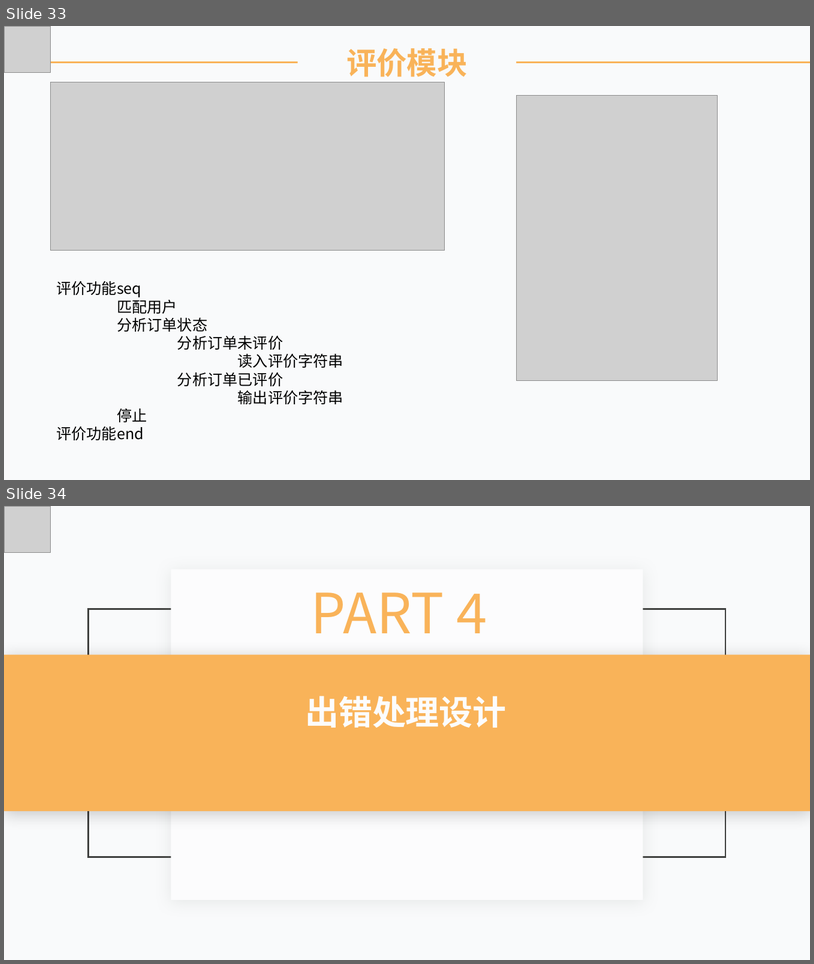
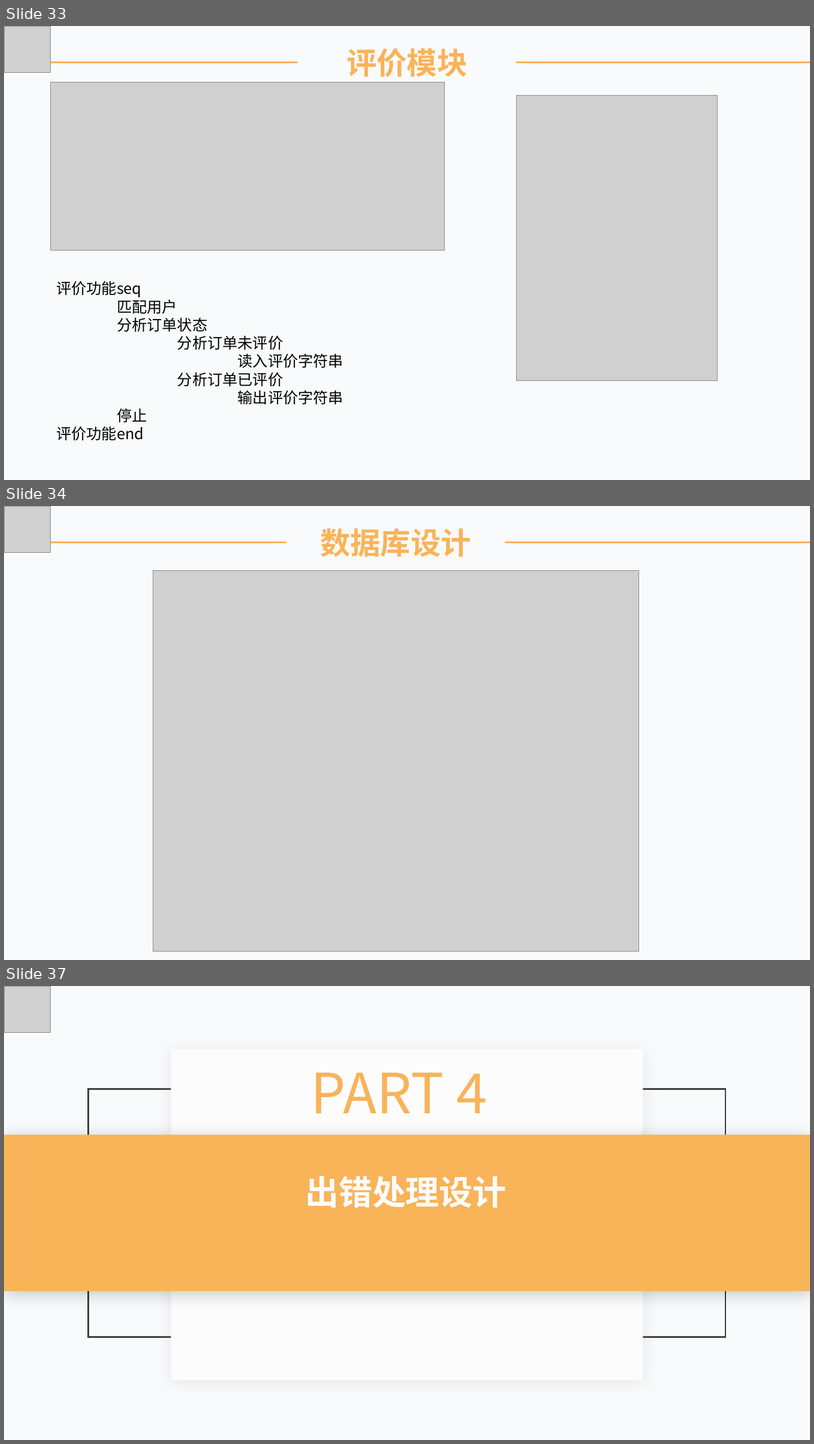
Before and after one commit to lorenzoyoung/ZUCC-Lazy-Bone, a slide deck: 评审PPT/SE2019春-G11-总体设计+详细设计/SE2019春-G11-软件总体+详细设计PPT.pptx. Shown one above the other, each under a label of ours: slides 33 and 34 before the commit, slides 33, 34 and 37 after it; the slides between them are not shown. The pictures are 814x964 and 814x1444 pixels, drawn with LibreOffice and Linux fonts; fonts in the diff are those of the drawing; grey boxes stand for pictures. Boxes give left, top, right and bottom in pixels: in the first picture for what was removed or moved away, otherwise in the second. Text is boxed around its words. In the diff, an @@ line names an element or a change of style, - is before the commit and + after.

```diff
--- a/评审PPT/SE2019春-G11-总体设计+详细设计/SE2019春-G11-软件总体+详细设计PPT.pptx
+++ b/评审PPT/SE2019春-G11-总体设计+详细设计/SE2019春-G11-软件总体+详细设计PPT.pptx
@@ slide 34 added at (4, 506, 810, 960), background #F9FAFB @@
@@ picture added at (4, 506, 51, 553) @@
@@ text added at (320, 528, 471, 557), 36 pt, text #F9B359, bold @@
+数据库设计
@@ line added from (4, 542) to (810, 542), #F9B359 2 pt @@
@@ picture added at (153, 571, 639, 951) @@
@@ what was slide 34 is now slide 37 @@
```
Also in this commit, not shown: 2 other slides added, 3 other files.
